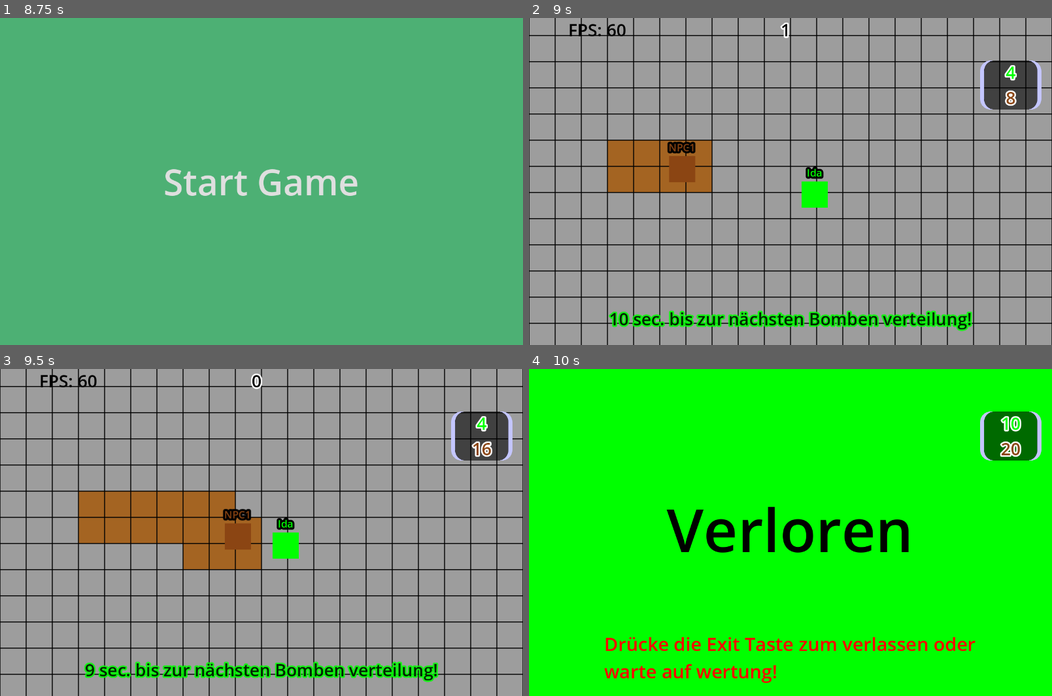
Above: before the commit, frames 1-4 (two rows, left to right).
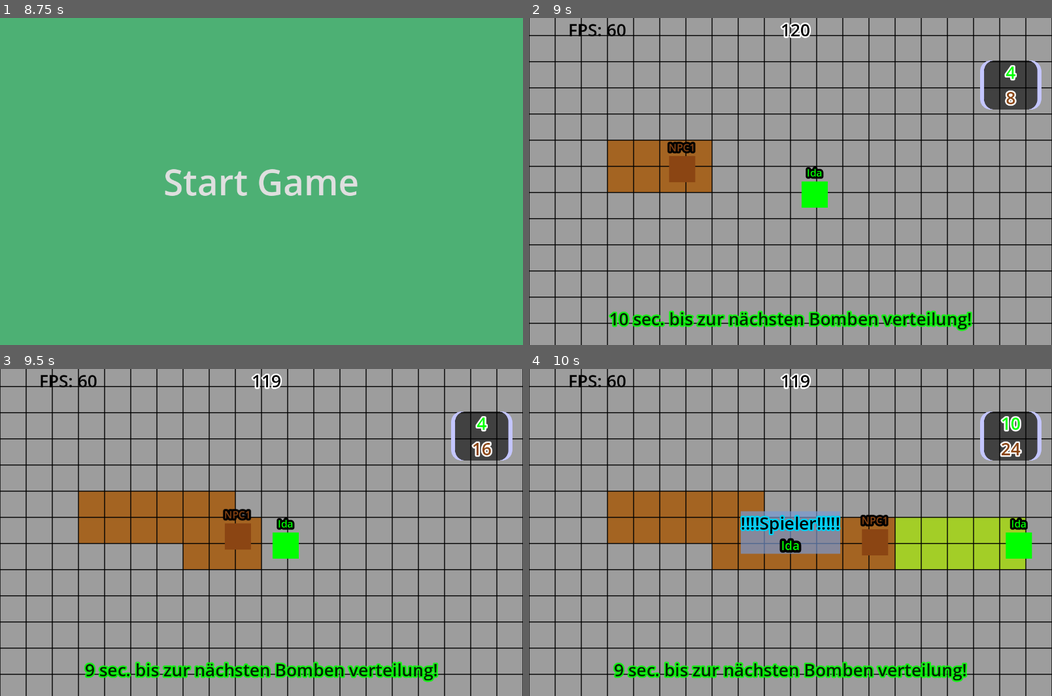
Above: after the commit, the same moments.

Repository: NIK-98/Paint_The_Ground
Game: Godot game, scene res://sceens/level.tscn
Same seed, same stepped clock (60 frames per second), same inputs: the game is played once before the commit and once after it. This scene is started directly instead of the project's main scene.
Inputs (mouse positions are in pixels of both pictures, inside the frame that each line leads up to):
- Up to frame 1 (8.75 s): click (261, 31) at 0.52 s; type "Alex" at 0.6 s; click "Solo NPCs: 1" at 1.25 s; click "Solo NPCs: 2" at 2 s; click "Solo NPCs: 3" at 2.75 s; click "Solo NPCs: 1" at 3.5 s; click "Solo NPCs: 2" at 4.25 s; click "Solo NPCs: 3" at 5 s; click "Mänlich" at 5.75 s; click "Weiblich" at 6.5 s; click "Generate" at 7.25 s; click "Bestätiegen" at 8 s
- Up to frame 2 (9 s): click "Start Game" at 8.75 s
- Up to frame 3 (9.5 s): no input
- Up to frame 4 (10 s): move the mouse to (905, 516) at 9.52 s; hold D (right) from 9.53 s (still down); hold Tab (Info) from 9.53 s (still down); click (905, 516) at 9.67 s

Frame 1 is identical in both runs. In frame 2, 0.2% of the frame differs, in the area x 49-54%, y 1-7%; in frame 3, 0.2%; in frame 4, 98%, in the area x 0-100%, y 0-100%.
Error in both runs: Attempt to call function 'get_node' in base 'null instance' on a null instance. (res://scripts/level.gd:194)

Commit message:
version 10 und timer reset

Diff:
--- a/sceens/level.tscn
+++ b/sceens/level.tscn
@@ -363,6 +363,7 @@
 [node name="Scoreboard" parent="." instance=ExtResource("17_4co2s")]
 
 [node name="Timer" type="Timer" parent="." groups=["timer"]]
+wait_time = 120.0
 
 [node name="Timerende" type="Timer" parent="."]
 wait_time = 3.0
